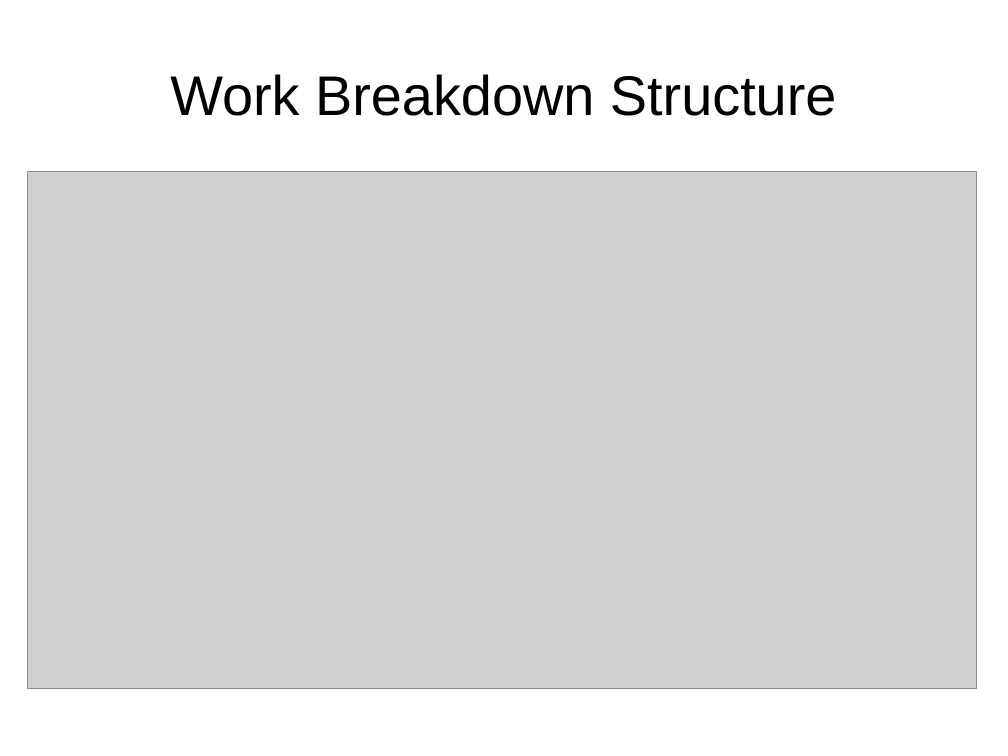
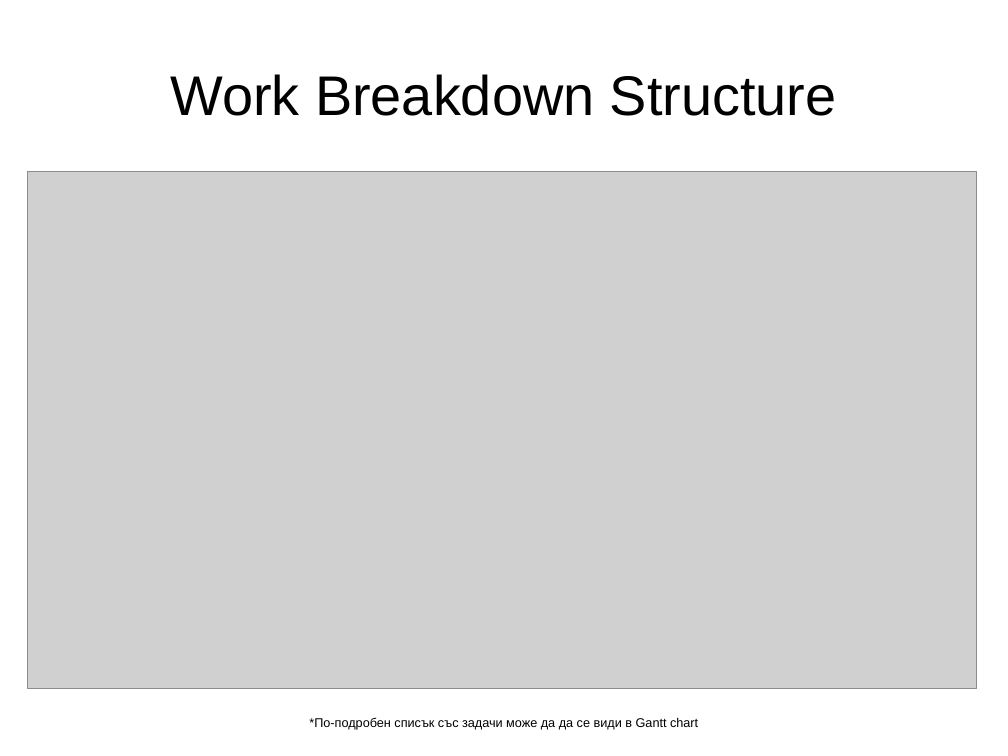
Before and after one commit to marvellouz/PM, a slide deck: slide 1 of UPDocs/WBS.ppt. Drawn at 1008x756 pixels with LibreOffice and Linux fonts; fonts in the diff are those of the drawing; grey boxes stand for pictures. Boxes give left, top, right and bottom in pixels: in the first picture for what was removed or moved away, otherwise in the second. Text is boxed around its words. In the diff, an @@ line names an element or a change of style, - is before the commit and + after.

Commit message:
Update WBS slide

```diff
--- a/UPDocs/WBS.ppt
+++ b/UPDocs/WBS.ppt
@@ subtitle added at (x1=309, y1=717, x2=698, y2=730), 10 pt, text #000000 @@
+*По-подробен списък със задачи може да да се види в Gantt chart
```
